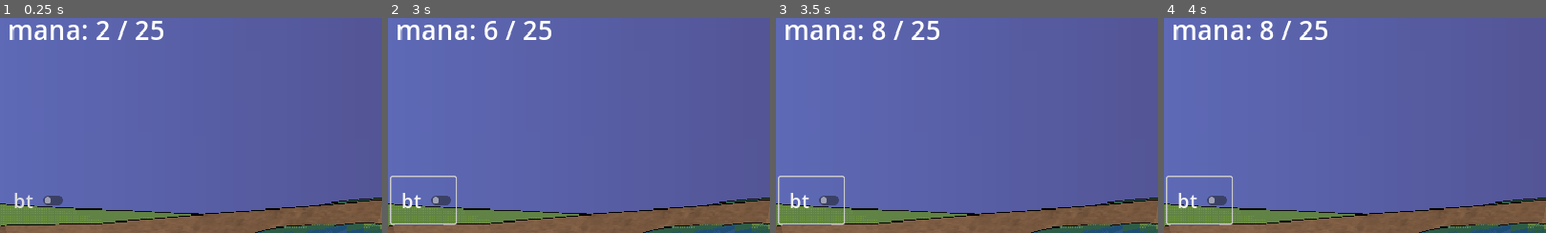
Above: before the commit, frames 1-4 (left to right).
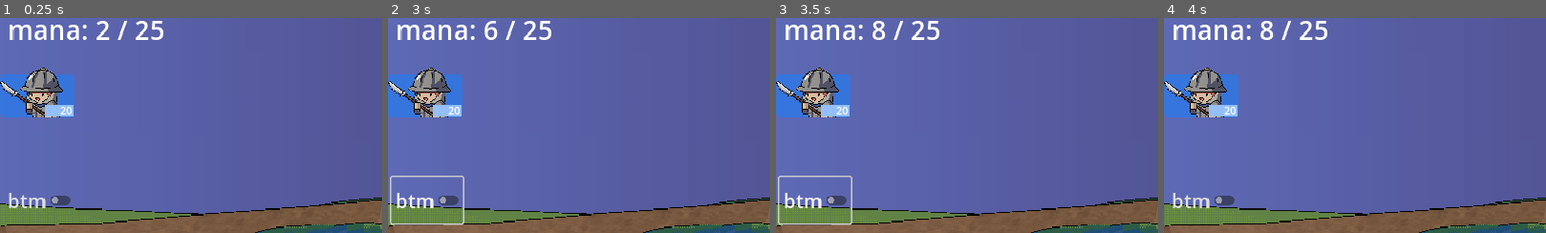
Above: after the commit, the same moments.

Repository: dpcks9677/Project_YEC
Game: Godot game, scene res://scenes/stage/stage_1.tscn
Two runs of this game, one before a commit and one after it. Both use one fixed random seed, a clock stepped at 60 frames per second and the inputs below.
Inputs (mouse positions are % of the whole screen's width and height, from its top left):
- Up to frame 1 (0.25 s): no input
- Up to frame 2 (3 s): click "1" at 0.5 s; click "2" at 1.25 s; click "btm" at 2 s; click "top" at 2.75 s
- Up to frame 3 (3.5 s): no input
- Up to frame 4 (4 s): click (4, 22) at 3.52 s
The pictures show only the part of the screen within x 0-50%, y 3-53%; the shares and areas given below are measured in that part.

The runs differ from the first frame. In frame 1, 4.5% of the frame differs, in the area x 0-20%, y 23-89%; in frame 2, 4.7%; in frame 3, 4.7%; in frame 4, 5.0%, in the area x 0-20%, y 23-97%.

Commit message:
laneUI 완성 및 unitButton 초안 작성

Diff:
--- a/scenes/ally_base.tscn
+++ /dev/null
@@ -1,17 +0,0 @@
-[gd_scene load_steps=3 format=3 uid="uid://chxi0l4hfi6e4"]
-
-[ext_resource type="Texture2D" uid="uid://cjca5r7kx34ty" path="res://units/ally/pixel-art-house.png" id="1_0l33s"]
-[ext_resource type="Script" path="res://scripts/ally_base.gd" id="1_nkxe6"]
-
-[node name="AllyBase" type="Area2D"]
-script = ExtResource("1_nkxe6")
-
-[node name="Sprite2D" type="Sprite2D" parent="."]
-texture = ExtResource("1_0l33s")
-
-[node name="CollisionShape2D" type="CollisionShape2D" parent="."]
-position = Vector2(-2.5, 0)
-
-[node name="hitbox" type="Area2D" parent="."]
-
-[node name="CollisionShape2D" type="CollisionShape2D" parent="hitbox"]
--- a/scenes/hud.tscn
+++ b/scenes/hud.tscn
@@ -1,9 +1,10 @@
-[gd_scene load_steps=5 format=3 uid="uid://cgqrwgbhcpkd3"]
+[gd_scene load_steps=6 format=3 uid="uid://cgqrwgbhcpkd3"]
 
 [ext_resource type="Script" path="res://scripts/unitSummoner.gd" id="2_72s3t"]
 [ext_resource type="Script" path="res://scripts/manaUI.gd" id="3_mg34p"]
 [ext_resource type="Script" path="res://scripts/populationUI.gd" id="3_snkth"]
 [ext_resource type="Script" path="res://scripts/laneUI.gd" id="4_2p0go"]
+[ext_resource type="PackedScene" uid="uid://dqhjv2biwvh6a" path="res://scenes/unit_button.tscn" id="5_mv6qo"]
 
 [node name="HUD" type="CanvasLayer"]
 
@@ -181,9 +182,12 @@
 offset_right = 102.0
 offset_bottom = 327.0
 theme_override_font_sizes/font_size = 30
-text = "botton"
+text = "button"
 alignment = 1
-text_overrun_behavior = 1
+
+[node name="unitButton" parent="." instance=ExtResource("5_mv6qo")]
+offset_top = 92.0
+offset_bottom = -481.0
 
 [connection signal="button_up" from="unitSummoner/slot_1" to="unitSummoner" method="_on_slot_1_button_up"]
 [connection signal="button_up" from="unitSummoner/slot_2" to="unitSummoner" method="_on_slot_2_button_up"]
--- /dev/null
+++ b/scenes/unit_button.tscn
@@ -0,0 +1,64 @@
+[gd_scene load_steps=5 format=3 uid="uid://dqhjv2biwvh6a"]
+
+[ext_resource type="Texture2D" uid="uid://bj73sh24qrx53" path="res://sprites/ally/spearman.png" id="1_67ffq"]
+
+[sub_resource type="StyleBoxFlat" id="StyleBoxFlat_ms08w"]
+bg_color = Color(0.109804, 0.490196, 0.964706, 0.611765)
+corner_radius_top_left = 7
+corner_radius_top_right = 7
+corner_radius_bottom_right = 7
+corner_radius_bottom_left = 7
+anti_aliasing = false
+
+[sub_resource type="AtlasTexture" id="AtlasTexture_w7y2t"]
+atlas = ExtResource("1_67ffq")
+region = Rect2(20, 17, 91, 96)
+
+[sub_resource type="StyleBoxFlat" id="StyleBoxFlat_ypga7"]
+bg_color = Color(0.580392, 0.74902, 0.976471, 1)
+corner_radius_top_left = 2
+corner_radius_top_right = 2
+corner_radius_bottom_right = 2
+corner_radius_bottom_left = 2
+anti_aliasing = false
+
+[node name="unitButton" type="Control"]
+clip_contents = true
+layout_mode = 3
+anchors_preset = 15
+anchor_right = 1.0
+anchor_bottom = 1.0
+offset_right = -1039.0
+offset_bottom = -573.0
+grow_horizontal = 2
+grow_vertical = 2
+
+[node name="background" type="Panel" parent="."]
+layout_mode = 0
+offset_top = 10.0
+offset_right = 113.0
+offset_bottom = 75.0
+theme_override_styles/panel = SubResource("StyleBoxFlat_ms08w")
+
+[node name="TextureButton" type="TextureButton" parent="."]
+layout_mode = 0
+offset_right = 91.0
+offset_bottom = 96.0
+scale = Vector2(1.1, 1.1)
+texture_normal = SubResource("AtlasTexture_w7y2t")
+
+[node name="ColorRect" type="Panel" parent="."]
+layout_mode = 0
+offset_left = 68.0
+offset_top = 56.0
+offset_right = 111.0
+offset_bottom = 74.0
+theme_override_styles/panel = SubResource("StyleBoxFlat_ypga7")
+
+[node name="mana" type="Label" parent="."]
+layout_mode = 0
+offset_left = 90.0
+offset_top = 53.0
+offset_right = 130.0
+offset_bottom = 76.0
+text = "20"
--- a/scripts/laneUI.gd
+++ b/scripts/laneUI.gd
@@ -1,12 +1,17 @@
 extends Control
+
+@export var currentLane : bool # false = top, true = bottom
 
 func _ready():
 	get_node("laneSelector").text = str("btm")
+	currentLane = true
 
 func _on_lane_selector_toggled(toggled_on):
 	if toggled_on == true:
 		print("top")
 		$laneSelector.text = "top"
+		currentLane = false
 	else:
 		print("btm")
 		$laneSelector.text = "btm"
+		currentLane = true
--- a/scripts/resourceHandler.gd
+++ b/scripts/resourceHandler.gd
@@ -28,7 +28,7 @@
 
 	#공격력
 	atk_lv = 1
-	atk_multiplier = 1.0 #공격력 공식 만들기
+	atk_multiplier = 1.0 + atk_lv * 0.1 #공격력 공식 = 100% + 10% * lv
 
 	#인구 수
 	population_lv = 1
--- a/scripts/unitSummoner.gd
+++ b/scripts/unitSummoner.gd
@@ -37,9 +37,13 @@
 			#마나 지불
 			rsc.current_mana -= target.get_node("engageComponent")._status.mana
 
-			#stage1 씬에 노드 추가
-			get_tree().get_root().get_node("stage1").get_node("laneSetter").get_node("bottomLane").add_child(target)
-			print("spawned")
+			#stage1 씬에 노드 추가 false = top / true = bottom
+			if get_parent().get_node("laneUI").currentLane == true:
+				get_tree().get_root().get_node("stage1").get_node("laneSetter").get_node("bottomLane").add_child(target)
+				print("top spawned")
+			else:
+				get_tree().get_root().get_node("stage1").get_node("laneSetter").get_node("topLane").add_child(target)
+				print("bottom spawned")
 
 			#인구수 1 증가
 			rsc.population += 1
Not shown: 1 places in scenes/stage/stage_1.tscn that only renumber resources
